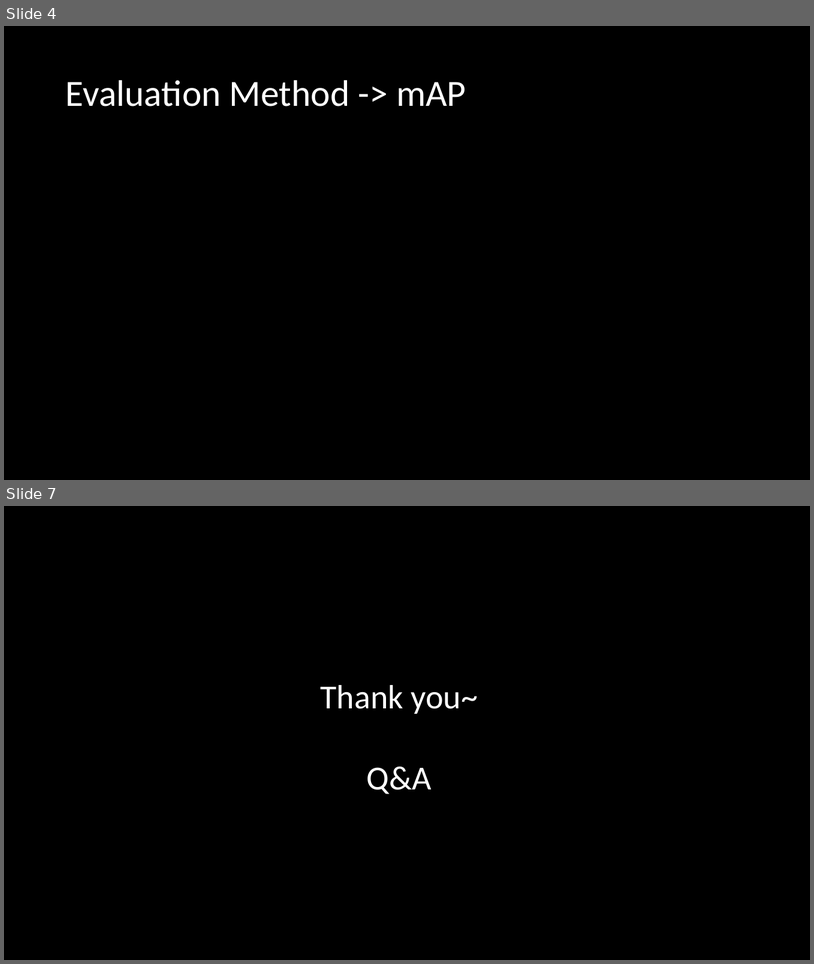
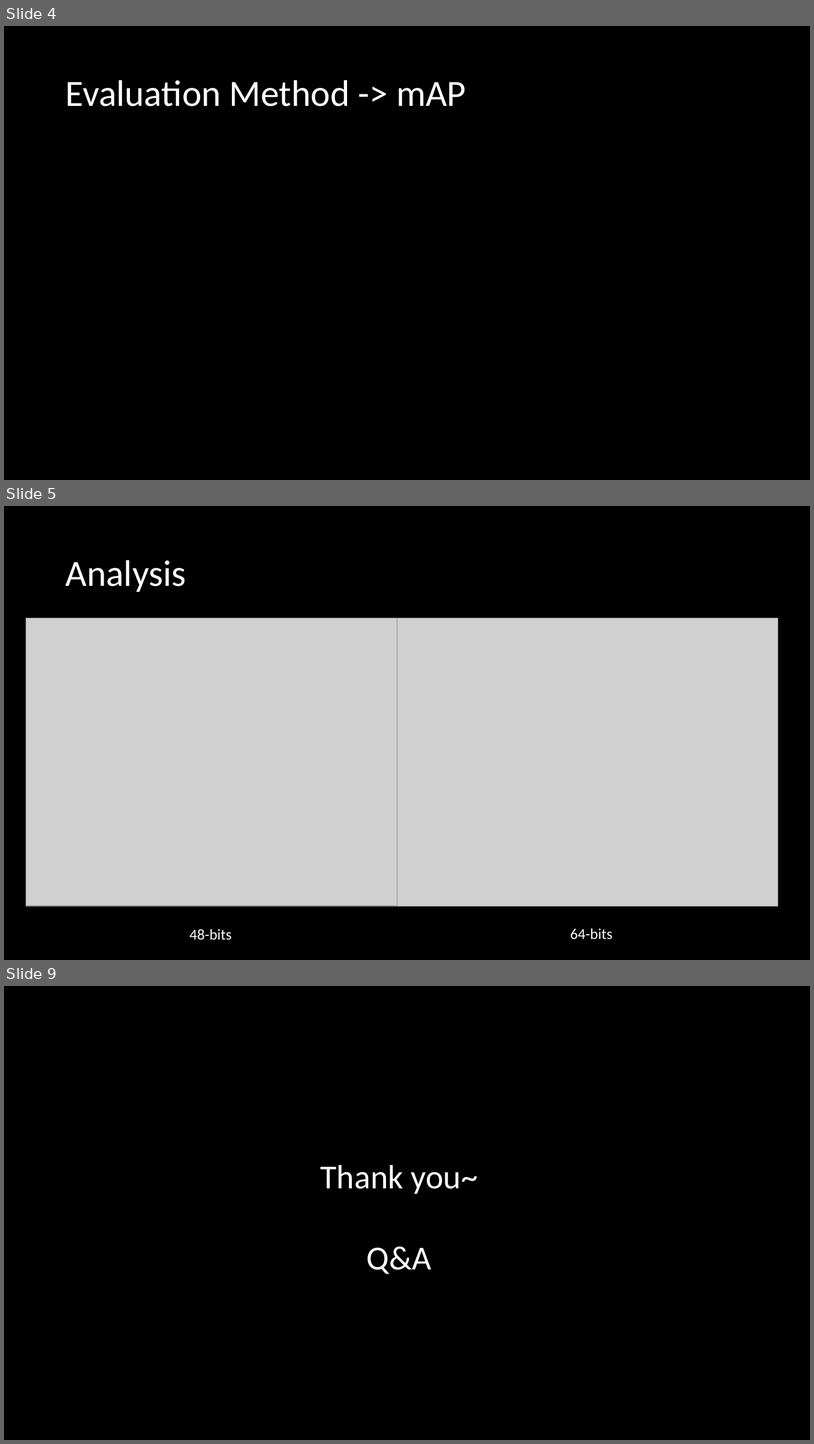
Before and after one commit to hongfz16/Data-Structure-2-Project, a slide deck: Project2/pre/deephash.pptx. Shown one above the other, each under a label of ours: slides 4 and 7 before the commit, slides 4, 5 and 9 after it; the slides between them are not shown. The pictures are 814x964 and 814x1444 pixels, drawn with LibreOffice and Linux fonts; fonts in the diff are those of the drawing; grey boxes stand for pictures. Boxes give left, top, right and bottom in pixels: in the first picture for what was removed or moved away, otherwise in the second. Text is boxed around its words. In the diff, an @@ line names an element or a change of style, - is before the commit and + after.

```diff
--- a/Project2/pre/deephash.pptx
+++ b/Project2/pre/deephash.pptx
@@ slide 5 added at [4,506,810,960], background #000000 @@
@@ title added at [65,560,186,592], 44 pt, text #FFFFFF @@
+Analysis
@@ picture added at [26,618,408,906] @@
@@ picture added at [397,618,779,906] @@
@@ text added at [189,928,231,940], 18 pt, text #FFFFFF @@
+48-bits
@@ text added at [570,928,612,939], 18 pt, text #FFFFFF @@
+64-bits
@@ what was slide 7 is now slide 9 @@
```
Also in this commit, not shown: 2 slides changed, 1 other slide added, 4 other files.
